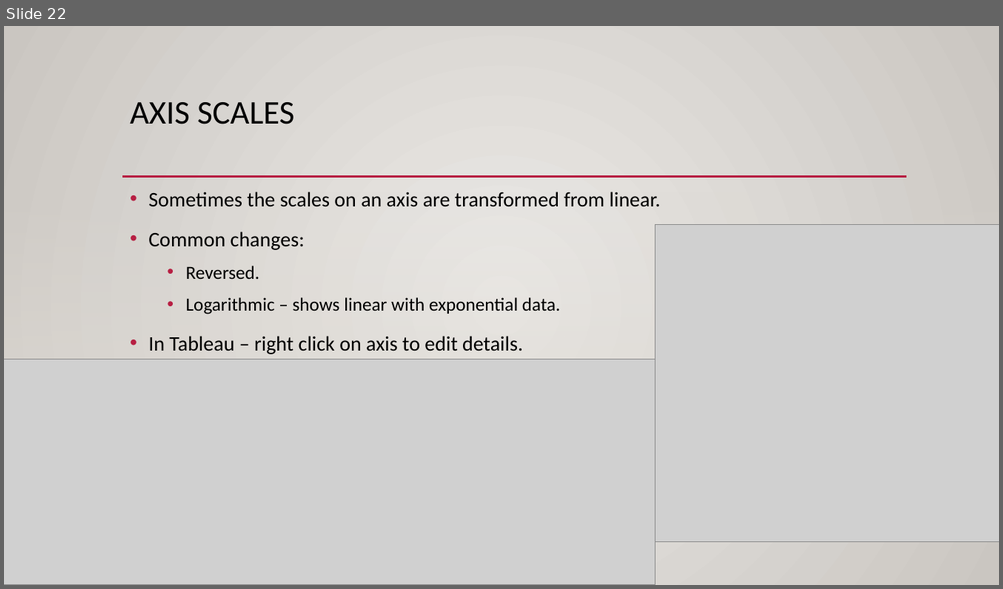
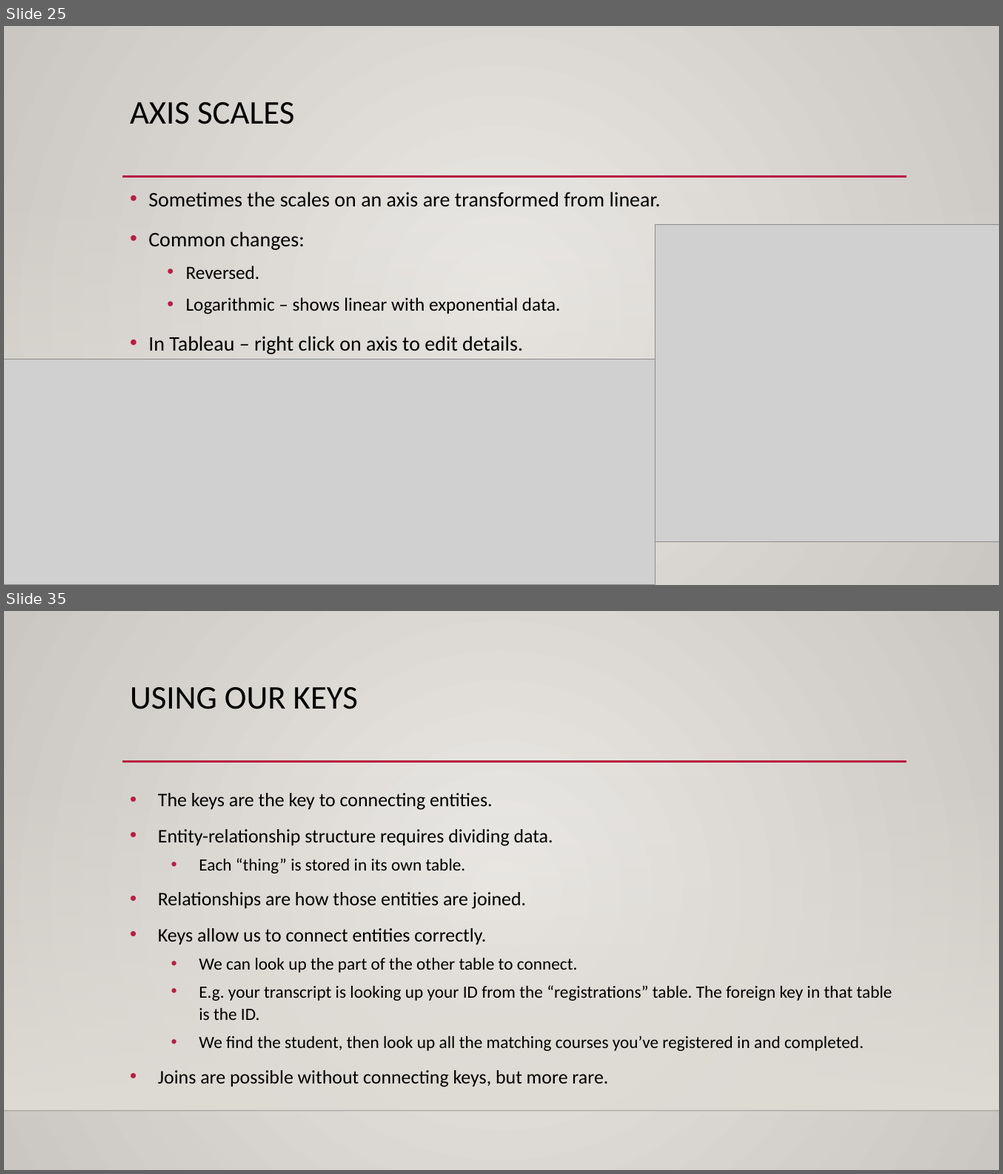
Before and after one commit to AkeemSemper/ml_datasets, a slide deck: slides/chapter_3.pptx. Shown one above the other, each under a label of ours: slide 22 before the commit, slides 25 and 35 after it; the slides between them are not shown. The pictures are 1003x589 and 1003x1174 pixels, drawn with LibreOffice and Linux fonts; fonts in the diff are those of the drawing; grey boxes stand for pictures; background and template pictures are left out. Boxes give left, top, right and bottom in pixels: in the first picture for what was removed or moved away, otherwise in the second. Text is boxed around its words. In the diff, an @@ line names an element or a change of style, - is before the commit and + after.

```diff
--- a/slides/chapter_3.pptx
+++ b/slides/chapter_3.pptx
@@ slide 35 added at (x1=4, y1=611, x2=999, y2=1170), background gradient #ECEAE7 to #CAC7C1; not listed: 3 template elements that a slide beside it also shows @@
@@ title added at (x1=130, y1=687, x2=358, y2=709), 32 pt, text #000000 @@
+USING OUR KEYS
@@ text added at (x1=158, y1=793, x2=892, y2=1088), 16.6 pt, text #000000 @@
+• The keys are the key to connecting entities.
+• Entity-relationship structure requires dividing data.
+  • Each “thing” is stored in its own table.
+• Relationships are how those entities are joined.
+• Keys allow us to connect entities correctly.
+  • We can look up the part of the other table to connect.
+  • E.g. your transcript is looking up your ID from the “registrations” table. The foreign key in that table is the ID.
+  • We find the student, then look up all the matching courses you’ve registered in and completed.
+• Joins are possible without connecting keys, but more rare.
@@ what was slide 22 is now slide 25 @@
```
Also in this commit, not shown: 10 slides changed, 24 other slides added, 1 slide removed, 1 other file.
